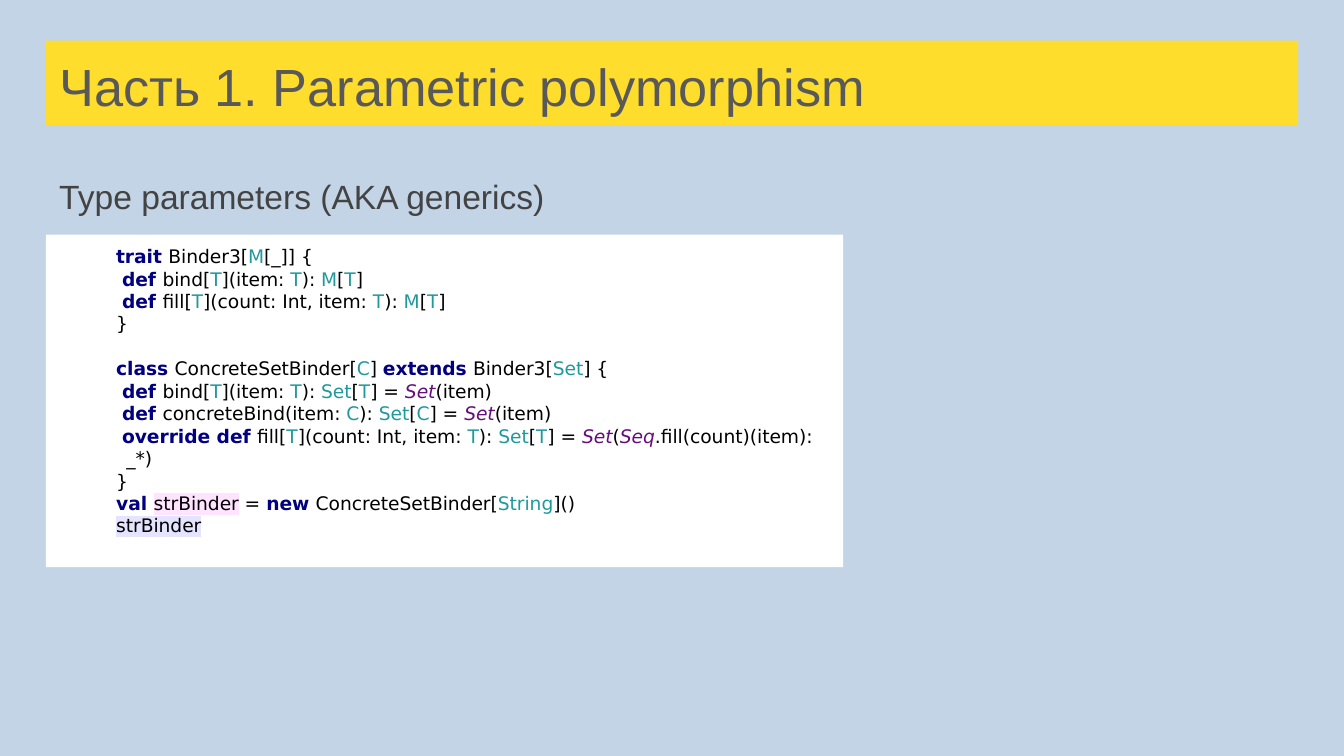
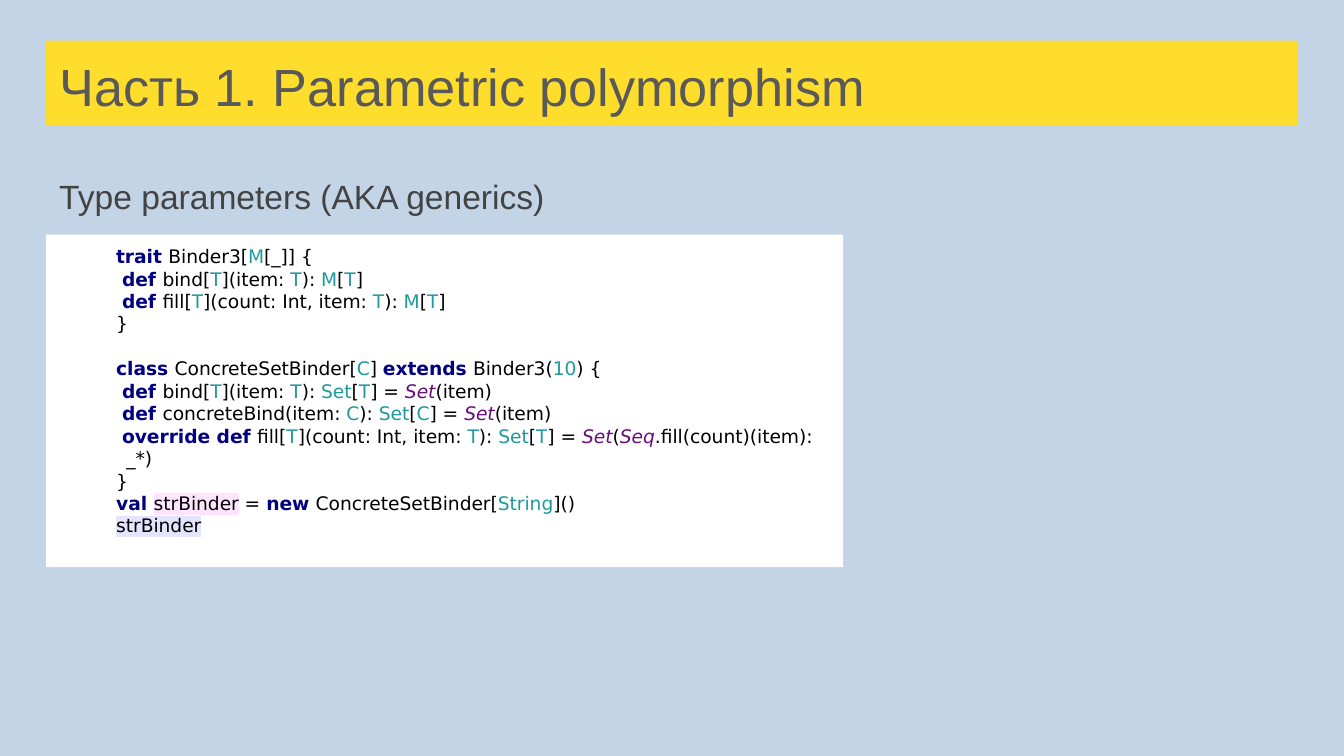
Before and after one commit to sergeypopov83/scala-school, a slide deck: slide 122 of src/main/resources/Лекции Scala для FinTech.pptx. Drawn at 1344x756 pixels with LibreOffice and Linux fonts; fonts in the diff are those of the drawing. Boxes give left, top, right and bottom in pixels: in the first picture for what was removed or moved away, otherwise in the second. Text is boxed around its words. In the diff, an @@ line names an element or a change of style, - is before the commit and + after.

```diff
--- a/src/main/resources/Лекции Scala для FinTech.pptx
+++ b/src/main/resources/Лекции Scala для FinTech.pptx
@@ text in rectangle at bbox=[116, 360, 584, 378]: text changed @@
-class ConcreteSetBinder[C] extends Binder3[Set] {
+class ConcreteSetBinder[C] extends Binder3(10) {
```
Also in this commit, not shown: 11 other slides changed, 13 other files.
